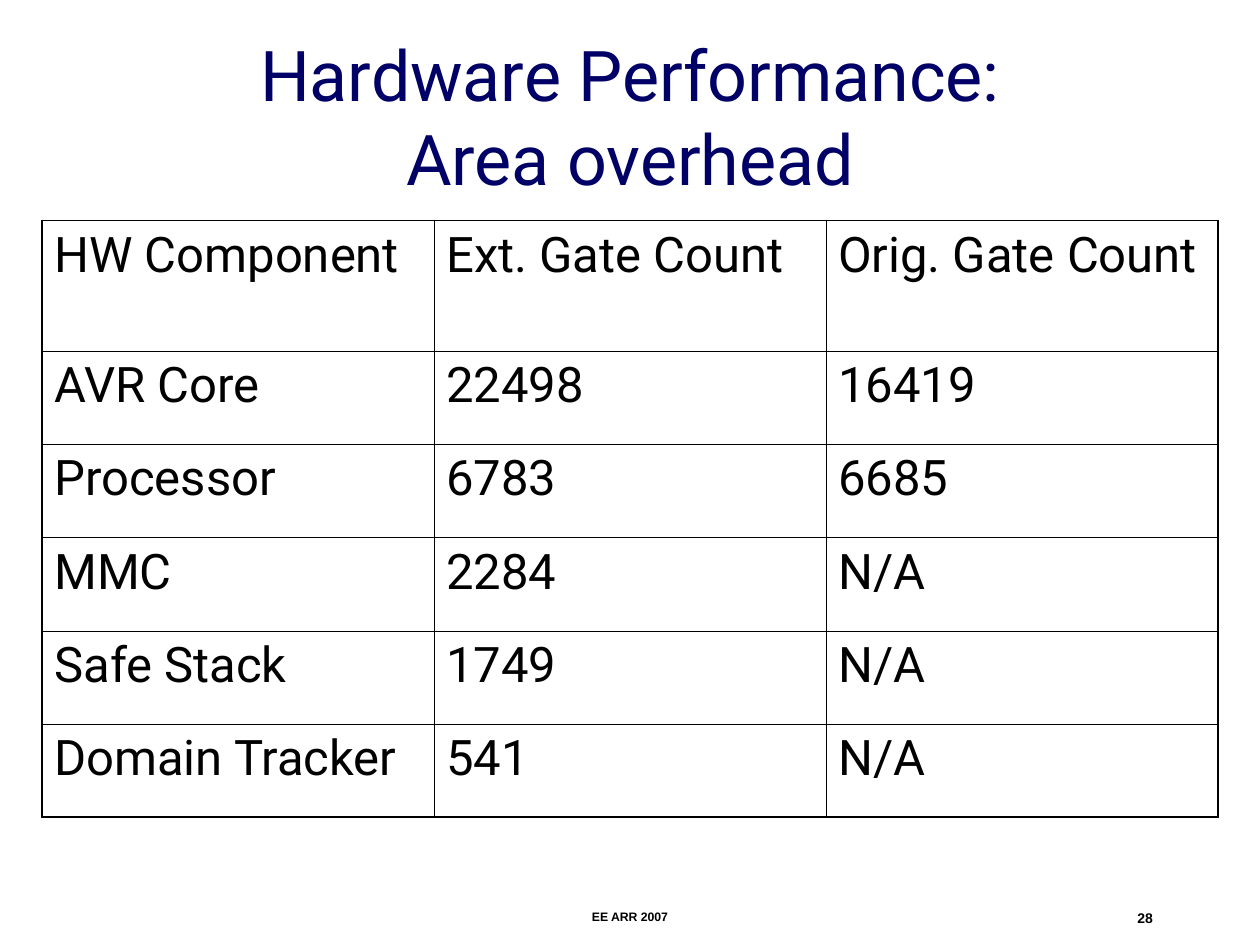
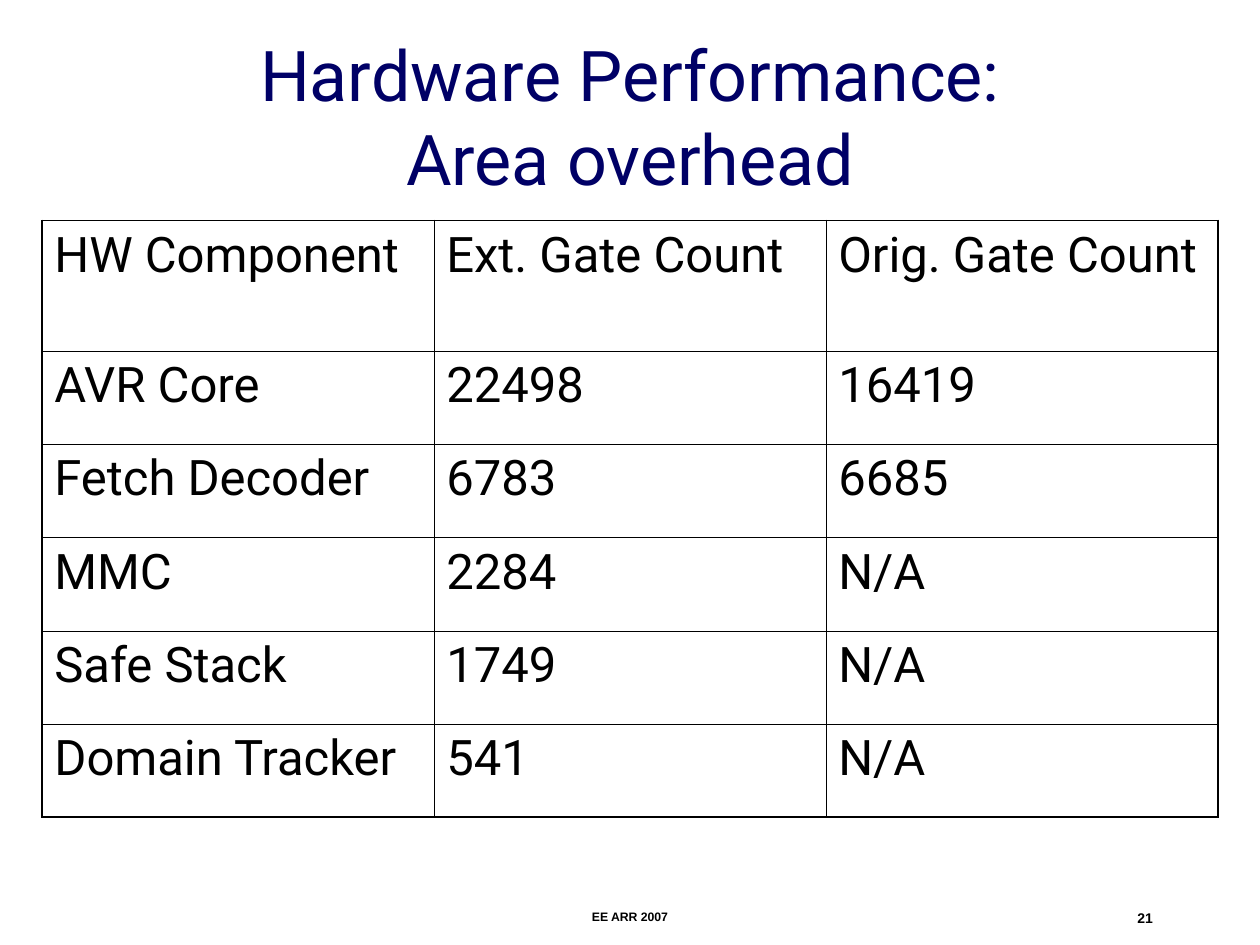
Before and after one commit to nesl/umpu, a slide deck: slide 21 of docs/ee-arr-2007/ee-arr.ppt (slide 28 before the commit). Drawn at 1260x945 pixels with LibreOffice and Linux fonts; fonts in the diff are those of the drawing. Boxes give left, top, right and bottom in pixels: in the first picture for what was removed or moved away, otherwise in the second. Text is boxed around its words. In the diff, an @@ line names an element or a change of style, - is before the commit and + after.

```diff
--- a/docs/ee-arr-2007/ee-arr.ppt
+++ b/docs/ee-arr-2007/ee-arr.ppt
@@ table at (42,220,1217,818) @@
-row 3, column 1: Processor
+row 3, column 1: Fetch Decoder
@@ page number at (1137,913,1153,923): text changed @@
-28
+21
```
Also in this commit, not shown: 2 other slides changed, 2 slides added, 9 slides removed, 1 other file.
